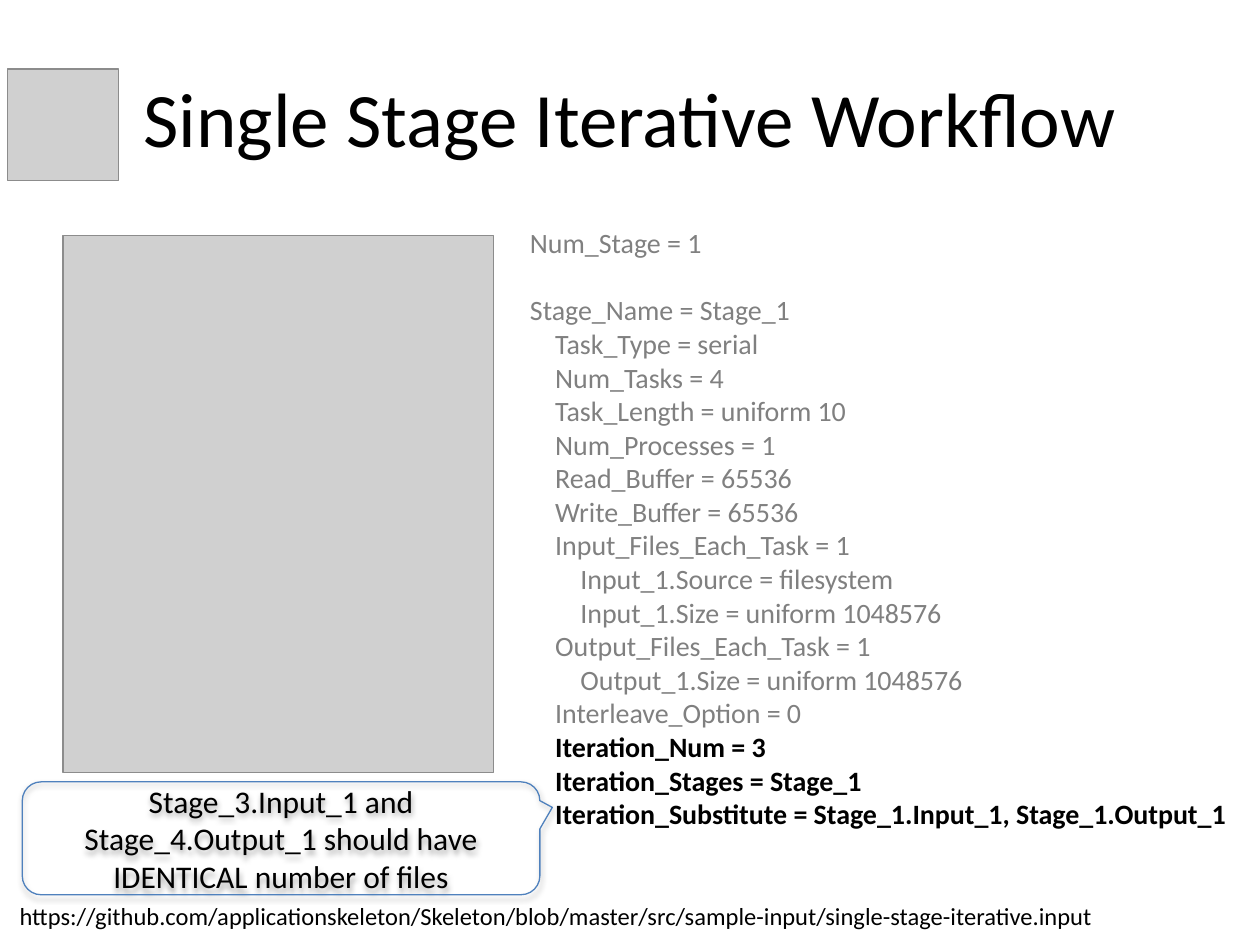
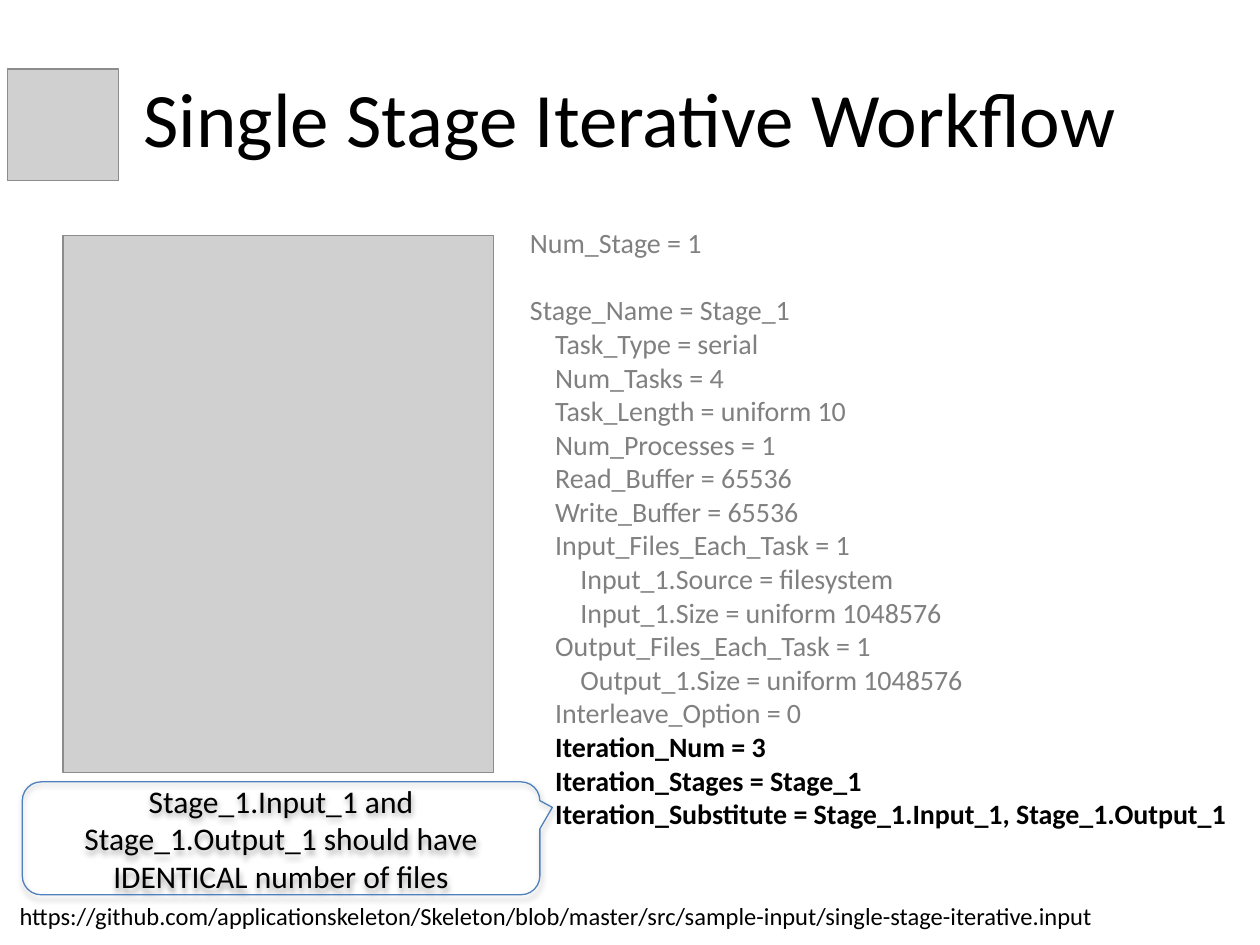
Before and after one commit to applicationskeleton/Skeleton, a slide deck: slide 19 of tutorial/skeleton-tutorial.pptx. Drawn at 1260x945 pixels with LibreOffice and Linux fonts; fonts in the diff are those of the drawing; grey boxes stand for pictures. Boxes give left, top, right and bottom in pixels: in the first picture for what was removed or moved away, otherwise in the second. Text is boxed around its words. In the diff, an @@ line names an element or a change of style, - is before the commit and + after.

Commit message:
fixed typos on Slide 19

```diff
--- a/tutorial/skeleton-tutorial.pptx
+++ b/tutorial/skeleton-tutorial.pptx
@@ text in rounded speech box at (x1=84, y1=791, x2=478, y2=896): text changed @@
-Stage_3.Input_1 and Stage_4.Output_1 should have IDENTICAL number of files
+Stage_1.Input_1 and Stage_1.Output_1 should have IDENTICAL number of files
```
